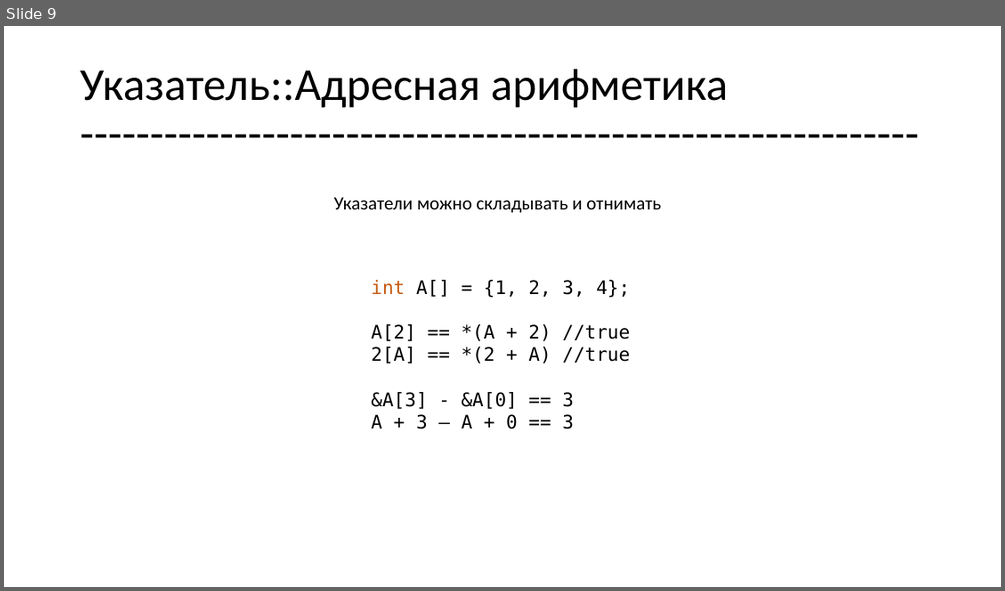
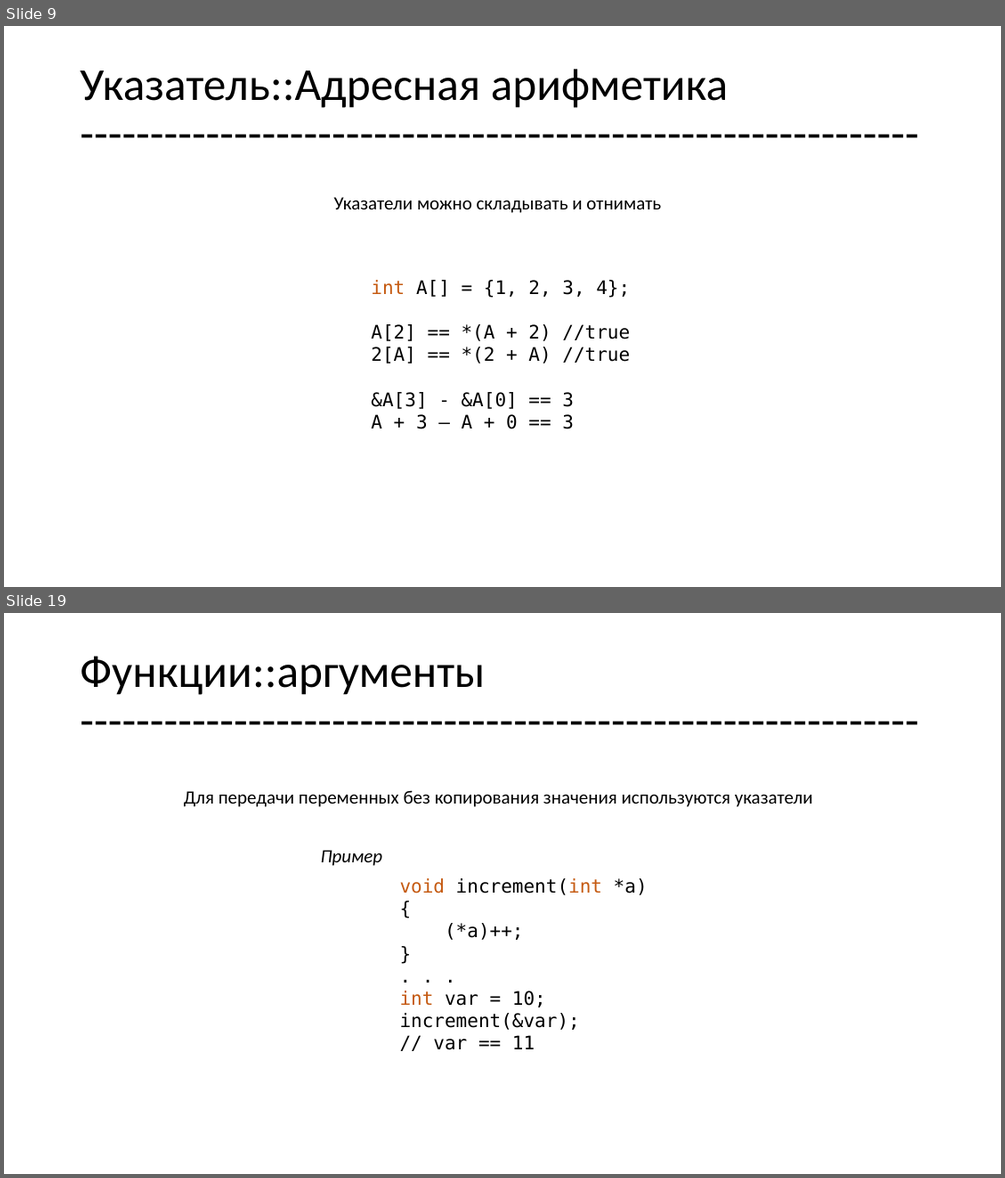
Before and after one commit to geeknik96/CLec, a slide deck: lec3/lec3.pptx. Shown one above the other, each under a label of ours: slide 9 before the commit, slides 9 and 19 after it; the slides between them are not shown. The pictures are 1005x591 and 1005x1178 pixels, drawn with LibreOffice and Linux fonts; fonts in the diff are those of the drawing. Boxes give left, top, right and bottom in pixels: in the first picture for what was removed or moved away, otherwise in the second. Text is boxed around its words. In the diff, an @@ line names an element or a change of style, - is before the commit and + after.

```diff
--- a/lec3/lec3.pptx
+++ b/lec3/lec3.pptx
@@ slide 19 added at [4, 613, 1001, 1174], background #FFFFFF @@
@@ title added at [80, 656, 485, 695], 44 pt, text #000000 @@
+Функции::аргументы
+------------------------------------------------------------
@@ text added at [184, 790, 813, 807], 18 pt, text #000000 @@
+Для передачи переменных без копирования значения используются указатели
@@ text added at [321, 850, 383, 866], 18 pt, text #000000, italic @@
+Пример
@@ text added at [400, 878, 647, 1050], 18 pt, text #000000 @@
+void increment(int *a)
+{
+(*a)++;
+}
+. . .
+int var = 10;
+increment(&var);
+// var == 11
```
Also in this commit, not shown: 1 slide changed, 15 other slides added, 22 other files.
